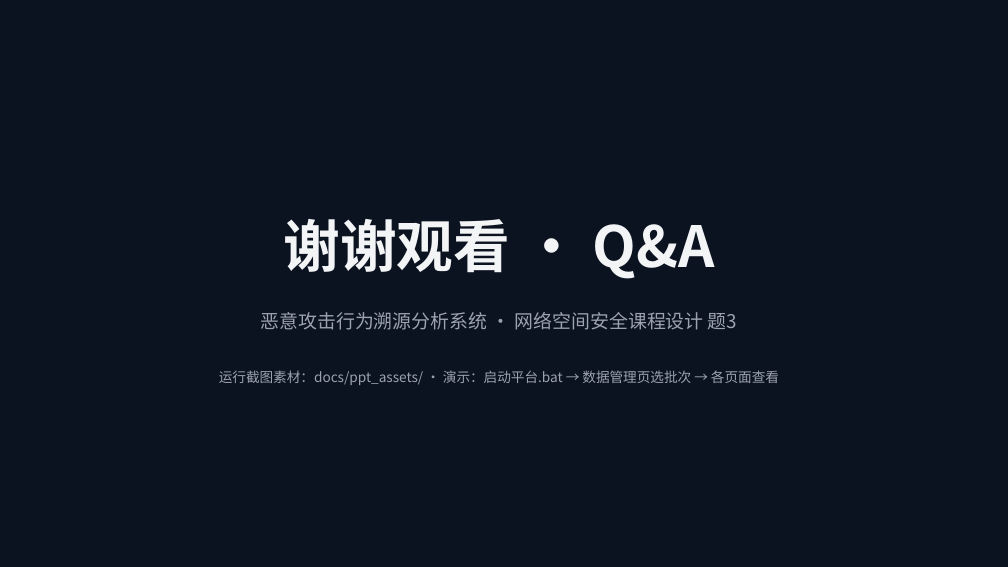
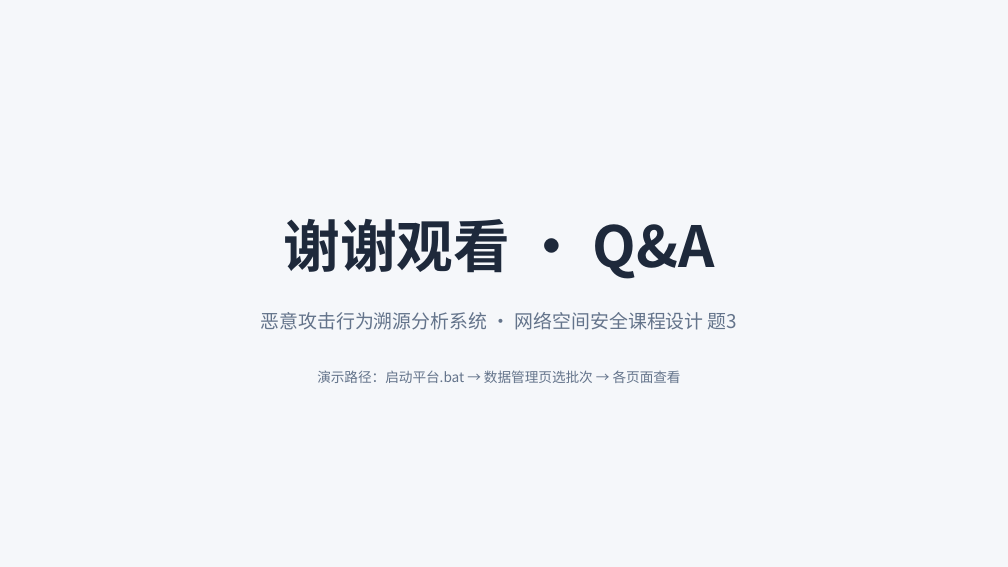
Before and after one commit to hotaru214/information_security_design_project, a slide deck: slide 16 of docs/答辩PPT-恶意攻击行为溯源分析系统.pptx. Drawn at 1008x567 pixels with LibreOffice and Linux fonts; fonts in the diff are those of the drawing. Boxes give left, top, right and bottom in pixels: in the first picture for what was removed or moved away, otherwise in the second. Text is boxed around its words. In the diff, an @@ line names an element or a change of style, - is before the commit and + after.

Commit message:
docs: 答辩PPT改版——浅色系+精简文字+增加截图密度
- 背景改浅灰蓝(#F5F7FA)+白卡片+深石板文字，强调色改蓝/红/橙
- 每页文字大幅精简（要点式，删长段落），突出数字
- 截图增至 7 处：靶场页 3 张（ZAP/nmap/DVWA）、实测页 2 张（攻击链+Dashboard）、CTU-13/前端/数据管理各 1 张
- 16 页全部通过逐页渲染视觉验收

```diff
--- a/docs/答辩PPT-恶意攻击行为溯源分析系统.pptx
+++ b/docs/答辩PPT-恶意攻击行为溯源分析系统.pptx
@@ rectangle at <box>0,0,1008,567</box>: fill #0B1220 to #F5F7FA @@
@@ text "谢谢观看 · Q&A" at <box>283,219,715,279</box>: text colour #F3F4F6 to #1E293B @@
@@ text "恶意攻击行为溯源分析系统 · 网络空间安全课程设计 题3" at <box>261,312,737,330</box>: text colour #9CA3AF to #64748B @@
@@ text at <box>317,370,681,383</box>: text changed; text colour #9CA3AF to #64748B @@
-运行截图素材：docs/ppt_assets/ · 演示：启动平台.bat → 数据管理页选批次 → 各页面查看
+演示路径：启动平台.bat → 数据管理页选批次 → 各页面查看
```
Also in this commit, not shown: 15 other slides changed, 1 other file.
